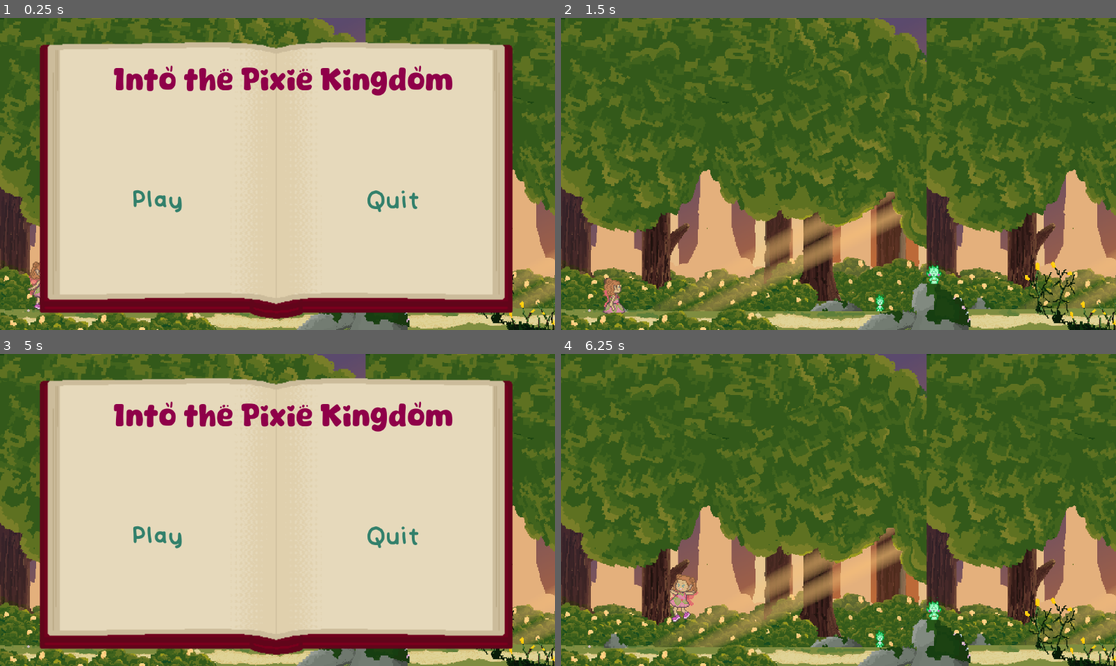
Above: before the commit, frames 1-4 (two rows, left to right).
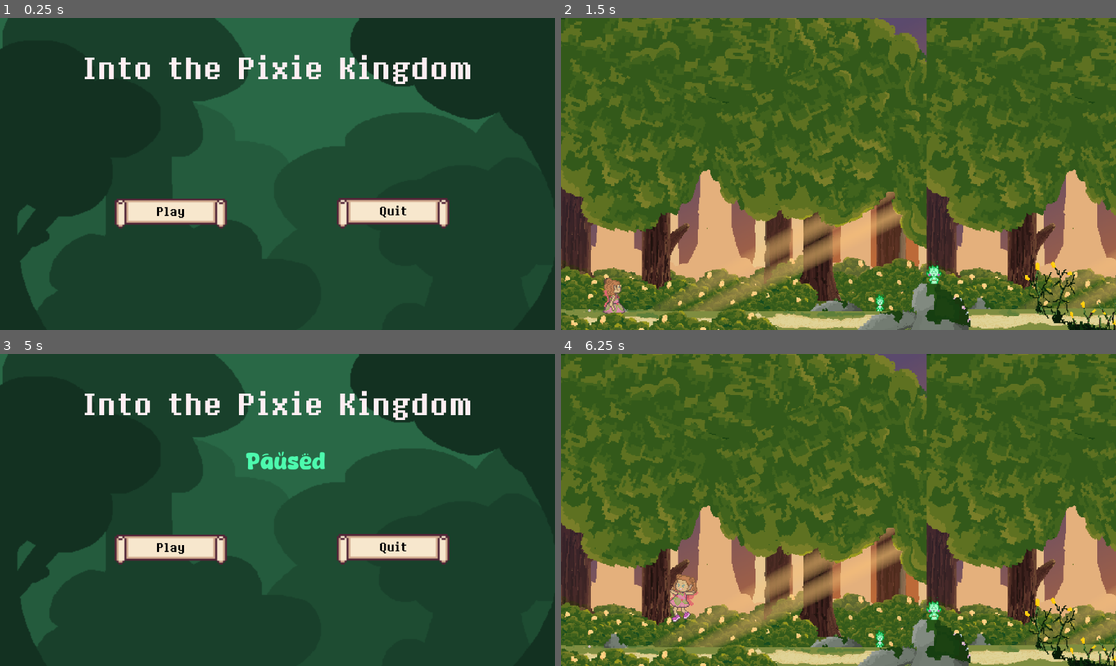
Above: after the commit, the same moments.

Repository: AlexReidNZ/Into-The-Pixie-Kingdom
Game: Godot game, scene res://Scenes/Levels/level_1.tscn
Same seed, same stepped clock (60 frames per second), same inputs: the game is played once before the commit and once after it. The engine's default icon, where the game draws it, is replaced by a stand-in: a white triangle on a blue panel in a dark square.
Inputs (mouse positions are in pixels of both pictures, inside the frame that each line leads up to):
- Up to frame 1 (0.25 s): no input
- Up to frame 2 (1.5 s): click "Play" at 0.5 s; tap Enter (ui_accept) at 1.25 s; move the mouse to (960, 158) at 1.27 s; press the mouse at (960, 158) at 1.28 s; hold Right (move_right) from 1.28 s (still down)
- Up to frame 3 (5 s): tap Space (jump) at 1.52, 2.27, 3.77, 4.52 s; move the mouse to (166, 525) at 2.02 s; release the mouse at (166, 525) at 2.03 s; tap R (rotate puzzle piece) at 2.1, 4.35 s; move the mouse to (333, 441) at 2.77 s; release Right (move_right) at 2.78 s; hold Left (move_left) 2.78-3.53 s; hold Shift (run) 2.78-3.53 s; move the mouse to (249, 572) at 3.52 s; hold Right (move_right) from 3.53 s (still down); click (249, 572) at 3.6 s; move the mouse to (444, 556) at 4.27 s; tap Escape (pause) at 4.9 s
- Up to frame 4 (6.25 s): release Right (move_right) at 5 s; click "Play" at 5 s; move the mouse to (672, 463) at 5.77 s; hold Left (move_left) from 5.78 s (still down); tap Shift (run) at 5.85 s; tap Space (jump) at 6.02 s

The runs differ from the first frame. In frame 1, 98% of the frame differs, in the area x 0-100%, y 0-100%; in frame 2, nothing differs; in frame 3, 98%; in frame 4, nothing differs.

Commit message:
feat: change menu buttons

Diff:
--- a/Scenes/Levels/level_1.tscn
+++ b/Scenes/Levels/level_1.tscn
@@ -1,9 +1,8 @@
-[gd_scene load_steps=31 format=3 uid="uid://ceia108gqkgrh"]
+[gd_scene load_steps=29 format=3 uid="uid://ceia108gqkgrh"]
 
 [ext_resource type="PackedScene" uid="uid://b6srab5ljjrdi" path="res://Scenes/pause_menu.tscn" id="1_tt3mb"]
 [ext_resource type="Texture2D" uid="uid://cmpfh3mh4vjiq" path="res://Sprites/Ivy Path Backgrounds/Background.png" id="2_ji2qm"]
 [ext_resource type="PackedScene" uid="uid://boc6l1kkktvup" path="res://player/player.tscn" id="3_u8vf5"]
-[ext_resource type="Texture2D" uid="uid://ca56kg7jr5m0y" path="res://Sprites/icon.svg" id="4_srh1p"]
 [ext_resource type="Texture2D" uid="uid://y5fjlsakfeth" path="res://Sprites/ground1.png" id="7_g0htd"]
 [ext_resource type="Texture2D" uid="uid://cybrbwhlsnekx" path="res://Sprites/ground2.png" id="8_l1qk3"]
 [ext_resource type="Texture2D" uid="uid://c7nr7kx1bk2hc" path="res://Sprites/Bushes.png" id="10_t4k28"]
@@ -32,9 +31,6 @@
 [sub_resource type="WorldBoundaryShape2D" id="WorldBoundaryShape2D_w4v88"]
 normal = Vector2(1, 0)
 
-[sub_resource type="RectangleShape2D" id="RectangleShape2D_hmkuf"]
-size = Vector2(66, 6)
-
 [sub_resource type="RectangleShape2D" id="RectangleShape2D_1rgj4"]
 size = Vector2(20, 156)
 
@@ -166,41 +162,8 @@
 [node name="Platforms" type="Node2D" parent="."]
 position = Vector2(22, -116)
 
-[node name="Platform" type="StaticBody2D" parent="Platforms"]
-position = Vector2(1011, 57)
-
-[node name="Icon" type="Sprite2D" parent="Platforms/Platform"]
-scale = Vector2(0.515625, 0.046875)
-texture = ExtResource("4_srh1p")
-centered = false
-
-[node name="CollisionShape2D" type="CollisionShape2D" parent="Platforms/Platform"]
-position = Vector2(33, 3)
-shape = SubResource("RectangleShape2D_hmkuf")
-
-[node name="Platform2" type="StaticBody2D" parent="Platforms"]
-position = Vector2(901, 76)
-
-[node name="Icon" type="Sprite2D" parent="Platforms/Platform2"]
-scale = Vector2(0.515625, 0.046875)
-texture = ExtResource("4_srh1p")
-centered = false
-
-[node name="CollisionShape2D" type="CollisionShape2D" parent="Platforms/Platform2"]
-position = Vector2(33, 3)
-shape = SubResource("RectangleShape2D_hmkuf")
-
-[node name="Platform3" type="StaticBody2D" parent="Platforms"]
-position = Vector2(1112, 39)
-
-[node name="Icon" type="Sprite2D" parent="Platforms/Platform3"]
-scale = Vector2(0.515625, 0.046875)
-texture = ExtResource("4_srh1p")
-centered = false
-
-[node name="CollisionShape2D" type="CollisionShape2D" parent="Platforms/Platform3"]
-position = Vector2(33, 3)
-shape = SubResource("RectangleShape2D_hmkuf")
+[node name="Rock" parent="Platforms" instance=ExtResource("22_q8kxe")]
+position = Vector2(1092, 82)
 
 [node name="PuzzleObjects" type="Node2D" parent="."]
 position = Vector2(1141, -44)
--- a/Scenes/pause_menu.tscn
+++ b/Scenes/pause_menu.tscn
@@ -1,9 +1,11 @@
-[gd_scene load_steps=5 format=3 uid="uid://b6srab5ljjrdi"]
+[gd_scene load_steps=7 format=3 uid="uid://b6srab5ljjrdi"]
 
-[ext_resource type="Texture2D" uid="uid://bk8ubmiv0u4cn" path="res://Sprites/book background.png" id="1_cdlkh"]
 [ext_resource type="Script" path="res://Scripts/pause_menu.gd" id="1_w2gt3"]
+[ext_resource type="Texture2D" uid="uid://u1bipax4sfvp" path="res://Sprites/ITPK - Main Menu Sprites/Background.png" id="2_ydd3w"]
+[ext_resource type="FontFile" uid="uid://bly8c35dy2f6n" path="res://Fonts/8bitoperator/8bitoperator.ttf" id="3_caerr"]
 [ext_resource type="FontFile" uid="uid://o1a72htj8co0" path="res://Fonts/test fonts/Darling Coffee.ttf" id="3_j5y5q"]
-[ext_resource type="FontFile" uid="uid://bldy0gwiyc0yt" path="res://Fonts/test fonts/Vividly-Regular.ttf" id="4_6l4d8"]
+[ext_resource type="Texture2D" uid="uid://d0f3xic5am4vl" path="res://Sprites/ITPK - Main Menu Sprites/Start Button.png" id="5_sunfm"]
+[ext_resource type="Texture2D" uid="uid://d12w0jdug16u1" path="res://Sprites/ITPK - Main Menu Sprites/Quit Button.png" id="6_lpdh2"]
 
 [node name="PauseMenu" type="Control"]
 process_mode = 3
@@ -22,55 +24,74 @@
 anchor_bottom = 1.0
 grow_horizontal = 2
 grow_vertical = 2
-texture = ExtResource("1_cdlkh")
+texture = ExtResource("2_ydd3w")
 expand_mode = 1
 
 [node name="Label" type="Label" parent="."]
 layout_mode = 0
-offset_left = 235.0
-offset_top = 99.0
-offset_right = 1058.0
-offset_bottom = 197.0
-theme_override_colors/font_color = Color(0.561513, 0.00267256, 0.285645, 1)
-theme_override_fonts/font = ExtResource("3_j5y5q")
-theme_override_font_sizes/font_size = 60
+offset_left = 171.0
+offset_top = 62.0
+offset_right = 994.0
+offset_bottom = 160.0
+theme_override_colors/font_color = Color(0.999864, 0.932216, 0.949107, 1)
+theme_override_fonts/font = ExtResource("3_caerr")
+theme_override_font_sizes/font_size = 80
 text = "Into the Pixie Kingdom"
 
 [node name="GameEnd" type="Label" parent="."]
 visible = false
 layout_mode = 0
-offset_left = 345.0
-offset_top = 196.0
-offset_right = 800.0
-offset_bottom = 256.0
-theme_override_colors/font_color = Color(0.146252, 0.59749, 0.406256, 1)
+offset_left = 366.0
+offset_top = 201.0
+offset_right = 821.0
+offset_bottom = 261.0
+theme_override_colors/font_color = Color(0.300382, 0.980229, 0.684031, 1)
 theme_override_fonts/font = ExtResource("3_j5y5q")
 theme_override_font_sizes/font_size = 45
 text = "Thanks for playing!"
+horizontal_alignment = 1
 
-[node name="Resume" type="Button" parent="."]
+[node name="Resume" type="TextureButton" parent="."]
 layout_mode = 0
-offset_left = 235.0
-offset_top = 348.0
-offset_right = 417.0
-offset_bottom = 419.0
-theme_override_colors/font_color = Color(0.195007, 0.501681, 0.418972, 1)
-theme_override_fonts/font = ExtResource("4_6l4d8")
-theme_override_font_sizes/font_size = 70
+offset_left = 238.0
+offset_top = 371.0
+offset_right = 471.0
+offset_bottom = 441.0
+texture_normal = ExtResource("5_sunfm")
+stretch_mode = 5
+
+[node name="Label" type="Label" parent="Resume"]
+layout_mode = 0
+offset_left = 33.0
+offset_top = 14.0
+offset_right = 200.0
+offset_bottom = 48.0
+theme_override_colors/font_color = Color(0.0214346, 0.0214346, 0.0214346, 1)
+theme_override_fonts/font = ExtResource("3_caerr")
+theme_override_font_sizes/font_size = 32
 text = "Play"
-flat = true
+horizontal_alignment = 1
 
-[node name="Quit" type="Button" parent="."]
+[node name="Quit" type="TextureButton" parent="."]
 layout_mode = 0
-offset_left = 717.0
-offset_top = 350.0
-offset_right = 914.0
-offset_bottom = 421.0
-theme_override_colors/font_color = Color(0.196078, 0.501961, 0.419608, 1)
-theme_override_fonts/font = ExtResource("4_6l4d8")
-theme_override_font_sizes/font_size = 70
+offset_left = 699.0
+offset_top = 359.0
+offset_right = 933.0
+offset_bottom = 452.0
+texture_normal = ExtResource("6_lpdh2")
+stretch_mode = 5
+
+[node name="Label" type="Label" parent="Quit"]
+layout_mode = 0
+offset_left = 30.0
+offset_top = 25.0
+offset_right = 204.0
+offset_bottom = 60.0
+theme_override_colors/font_color = Color(0.0295066, 0.0295066, 0.0295066, 1)
+theme_override_fonts/font = ExtResource("3_caerr")
+theme_override_font_sizes/font_size = 32
 text = "Quit"
-flat = true
+horizontal_alignment = 1
 
 [connection signal="pressed" from="Resume" to="." method="_on_resume_pressed"]
 [connection signal="pressed" from="Resume" to="." method="_on_close_pressed"]
--- a/Scripts/pause_menu.gd
+++ b/Scripts/pause_menu.gd
@@ -2,7 +2,7 @@
 
 @export var game_end_trigger: Area2D
 @onready var game_end_text: Label = $GameEnd
-@onready var play_button: Button = $Resume
+@onready var play_button: TextureButton = $Resume
 
 func _ready():
 	pause()
@@ -18,6 +18,8 @@
 
 func _input(event : InputEvent):
 	if event.is_action_pressed("pause") and !get_tree().paused:
+		game_end_text.text = "Paused"
+		game_end_text.visible = true
 		print("esc pressed")
 		pause()
 	elif event.is_action_pressed("pause") and get_tree().paused:
Binary file added: Sprites/Controls_UI/A_Key.png
Not shown, added: Sprites/Controls_UI/A_Key.png.import
Binary file added: Sprites/Controls_UI/D_Key.png
Not shown, added: Sprites/Controls_UI/D_Key.png.import
Binary file added: Sprites/Controls_UI/LeftArrow.png
Not shown, added: Sprites/Controls_UI/LeftArrow.png.import
Binary file added: Sprites/Controls_UI/Mouse_LeftClick.png
Not shown, added: Sprites/Controls_UI/Mouse_LeftClick.png.import
Binary file added: Sprites/Controls_UI/RightArrow.png
Not shown, added: Sprites/Controls_UI/RightArrow.png.import
Binary file added: Sprites/Controls_UI/SpaceBar.png
Not shown, added: Sprites/Controls_UI/SpaceBar.png.import
